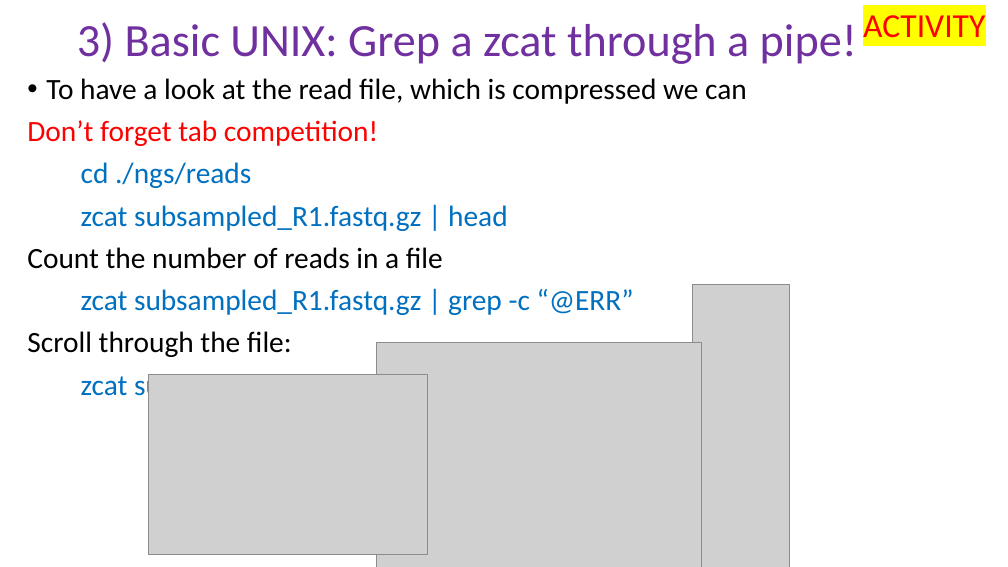
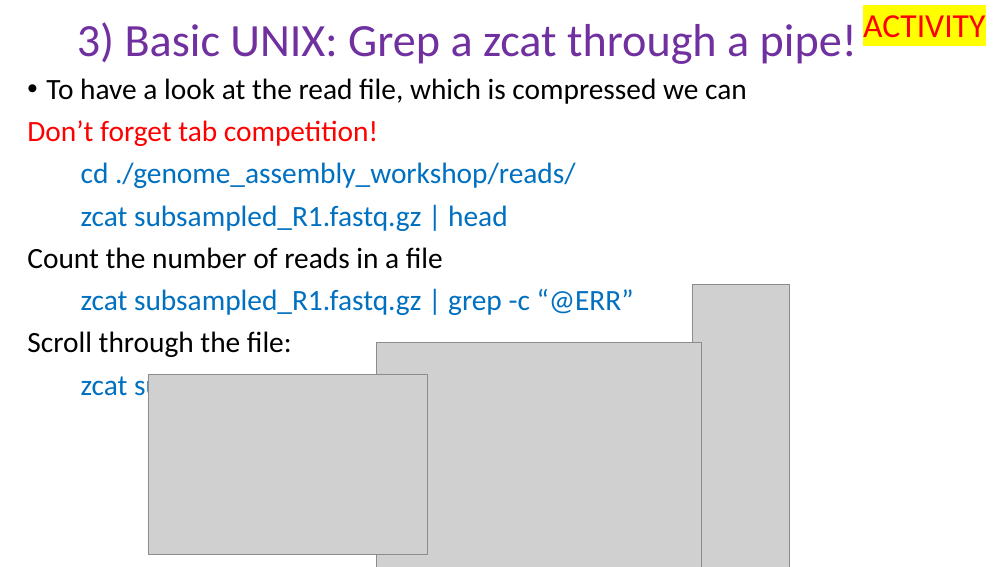
Before and after one commit to peterthorpe5/genome_assembly_workshop, a slide deck: slide 11 of powerpoint/3_basic_UNIX.pptx. Drawn at 1008x567 pixels with LibreOffice and Linux fonts; fonts in the diff are those of the drawing; grey boxes stand for pictures. Boxes give left, top, right and bottom in pixels: in the first picture for what was removed or moved away, otherwise in the second. Text is boxed around its words. In the diff, an @@ line names an element or a change of style, - is before the commit and + after.

```diff
--- a/powerpoint/3_basic_UNIX.pptx
+++ b/powerpoint/3_basic_UNIX.pptx
@@ text at [81, 162, 576, 188]: text changed @@
-cd ./ngs/reads
+cd ./genome_assembly_workshop/reads/
```
Also in this commit, not shown: 2 other slides changed, 23 other files.
